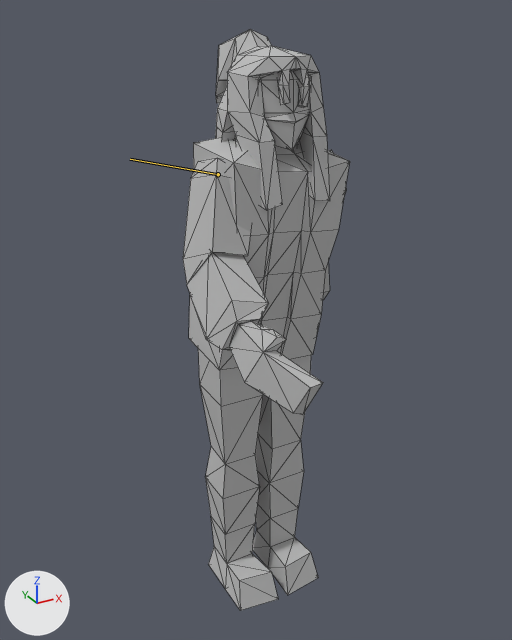
A saved change to the glTF model Assets/Models/Character Models/Axel/Axel Model.glb.
The view is the same before and after, from a 50 mm camera at (-13.2, -24.4, 25.2) aimed at (-0.6, -1.3, 13.7). Arrows for +X, +Y and +Z are at lower left; the lights stay in place. Both versions are drawn at frame 24 of the action 'WalkingUpper'; the numbers are the values there. The bones that change are drawn over the model as lines. Mesh edges are drawn as thin lines.
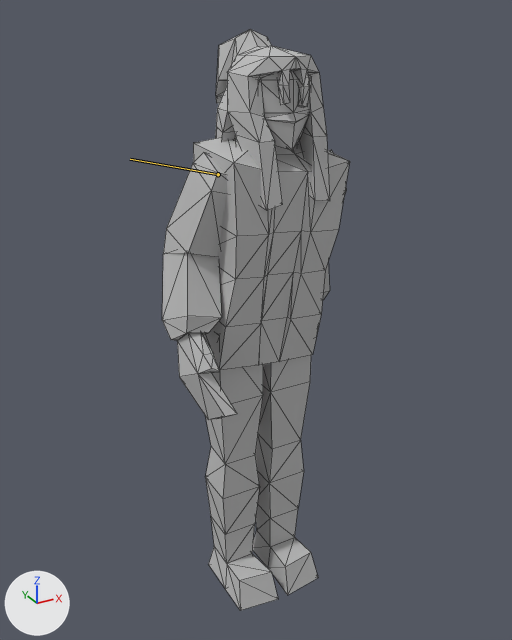
What differs and where, as boxes [x1, y1, x2, y2] in the pictures (512 x 640 px):
'Mesh_3', posed
    before: [183, 158, 323, 415]
    after: [162, 153, 237, 420]

What changed in the scene script:
```text
Change bone_upperarmr:
    where bone_upperarmr = bpy.data.objects['Arm Right'].pose.bones['UpperArmR']  # child of 'Node_8'
    bone_upperarmr.rotation_quaternion: (0.754, 0.633, 0.133, 0.112) -> (0.759, 0.637, -0.1, -0.084)  # degrees (81, 3, 20) -> degrees (80, -3, -15)
```
